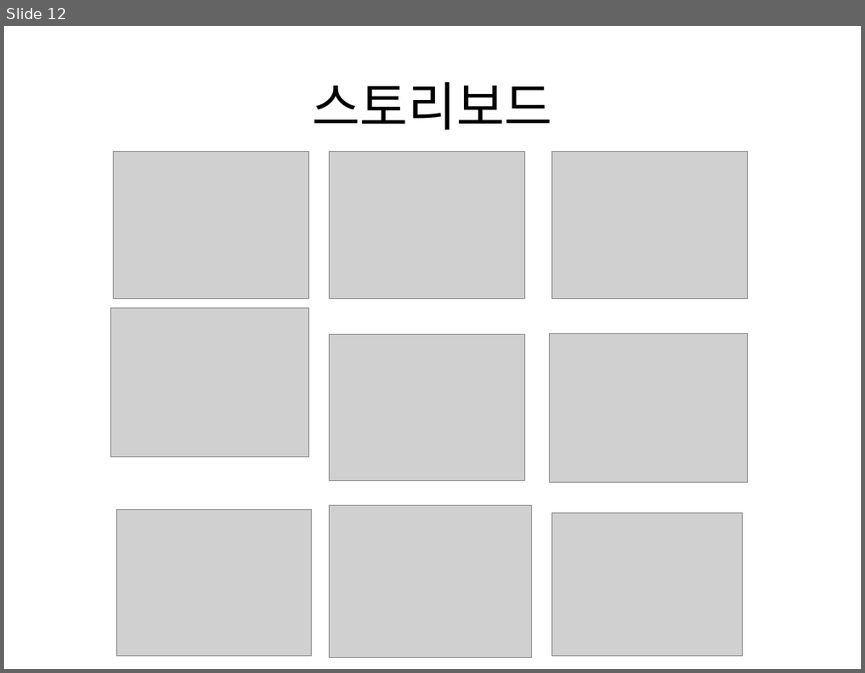
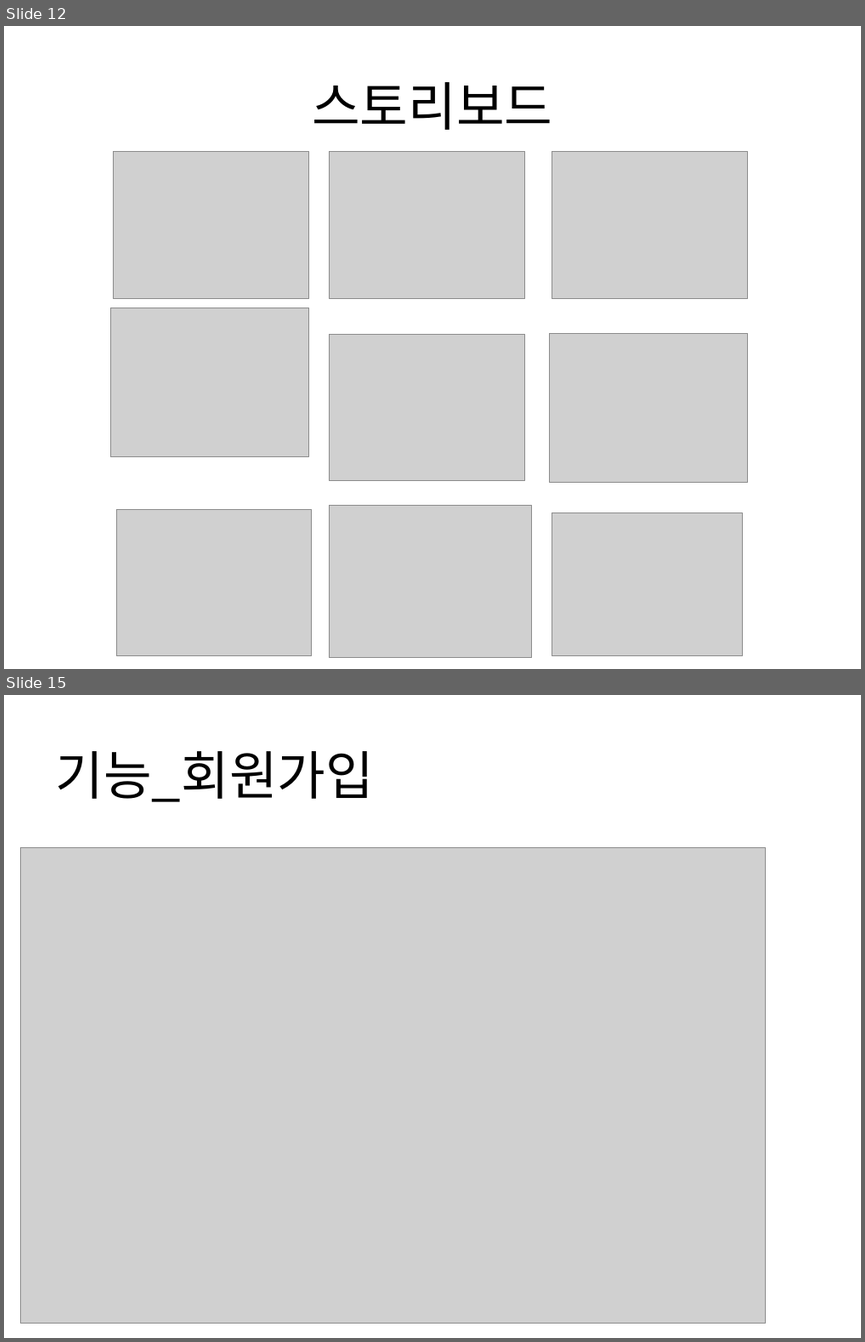
Before and after one commit to yeonjihyo/Leather, a slide deck: leather_last/JH Leather PPT.pptx. Shown one above the other, each under a label of ours: slide 12 before the commit, slides 12 and 15 after it; the slides between them are not shown. The pictures are 865x673 and 865x1342 pixels, drawn with LibreOffice and Linux fonts; fonts in the diff are those of the drawing; grey boxes stand for pictures. Boxes give left, top, right and bottom in pixels: in the first picture for what was removed or moved away, otherwise in the second. Text is boxed around its words. In the diff, an @@ line names an element or a change of style, - is before the commit and + after.

```diff
--- a/leather_last/JH Leather PPT.pptx
+++ b/leather_last/JH Leather PPT.pptx
@@ slide 15 added at (4,695,861,1338), background #FFFFFF @@
@@ title added at (55,751,374,802), 44 pt, text #000000 @@
+기능_회원가입
@@ picture added at (21,847,766,1323) @@
```
Also in this commit, not shown: 7 other slides added, 1 slide removed, 1 other file.
